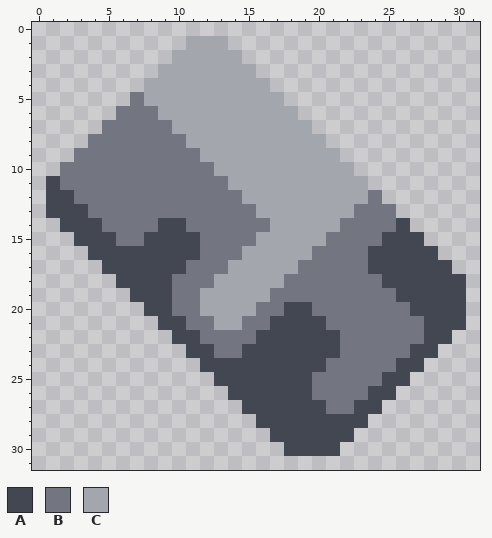
Pixel-art sprite, stored at sprites/items/aluminum.png. Above, as it was before the edit.
The file is 32x32 pixels.
Palette (. is transparent): A #434752  B #737580  C #a4a6ad
Pixels before, first column x 1:
 1 ..........CCC.................
 2 .........CCCCC................
 3 ........CCCCCCC...............
 4 .......CCCCCCCCC..............
 5 ......BCCCCCCCCCC.............
 6 .....BBBCCCCCCCCCC............
 7 ....BBBBBCCCCCCCCCC...........
 8 ...BBBBBBBCCCCCCCCCC..........
 9 ..BBBBBBBBBCCCCCCCCCC.........
10 .BBBBBBBBBBBCCCCCCCCCC........
11 ABBBBBBBBBBBBCCCCCCCCCC.......
12 AABBBBBBBBBBBBCCCCCCCCCB......
13 AAABBBBBBBBBBBBCCCCCCCBBB.....
14 .AAABBBBAABBBBBBCCCCCBBBBA....
15 ..AAABBAAAABBBBCCCCCBBBBAAA...
16 ...AAAAAAAABBBCCCCCBBBBAAAAA..
17 ....AAAAAABBBCCCCCBBBBBAAAAAA.
18 .....AAAABBBCCCCCBBBBBBBAAAAAA
19 ......AAABBCCCCCBBBBBBBBBAAAAA
20 .......AABBCCCCBBAABBBBBBBAAAA
21 ........AABBCCBBAAAABBBBBBBAAA
22 .........AABBBBAAAAAABBBBBBAA.
23 ..........AABBAAAAAAABBBBBAA..
24 ...........AAAAAAAAABBBBBAA...
25 ............AAAAAAABBBBBAA....
26 .............AAAAAABBBBAA.....
27 ..............AAAAAABBAA......
28 ...............AAAAAAAA.......
29 ................AAAAAA........
30 .................AAAA.........
Once edited:
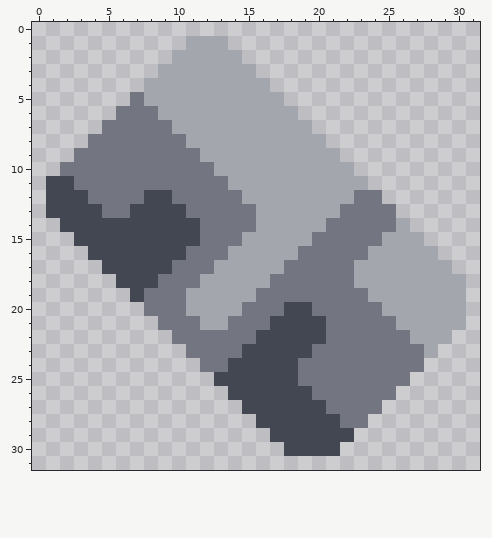
Changes in this commit:
Changed rows in their new state; - is an unchanged pixel.
first column x 2:
11 A----------------------------
12 -A----AA-------------B-------
13 --A--AAAA-----------B--------
14 ---AAAA--A----C----B----C----
15 ----AA-------C----B----CCC---
16 ---------B--C----B----CCCCC--
17 --------B--C----B----CCCCCCC-
18 -------B--C----B-----CCCCCCCC
19 ------BB-C----B-------CCCCCCC
20 ------BB-C---B---------CCCCCC
21 -------BB-C-B-----------CCCCC
22 --------BB---------B-----CCC-
23 ---------BB-------BB-----BC--
24 ----------BB-----BB-----BB---
25 -----------------B-----BB----
26 ----------------------BB-----
27 ---------------------BB------
28 --------------------BB-------
Pixel boxes of the changes (left, top, right, bottom) in both pictures:
changed: (60, 176, 466, 428)
